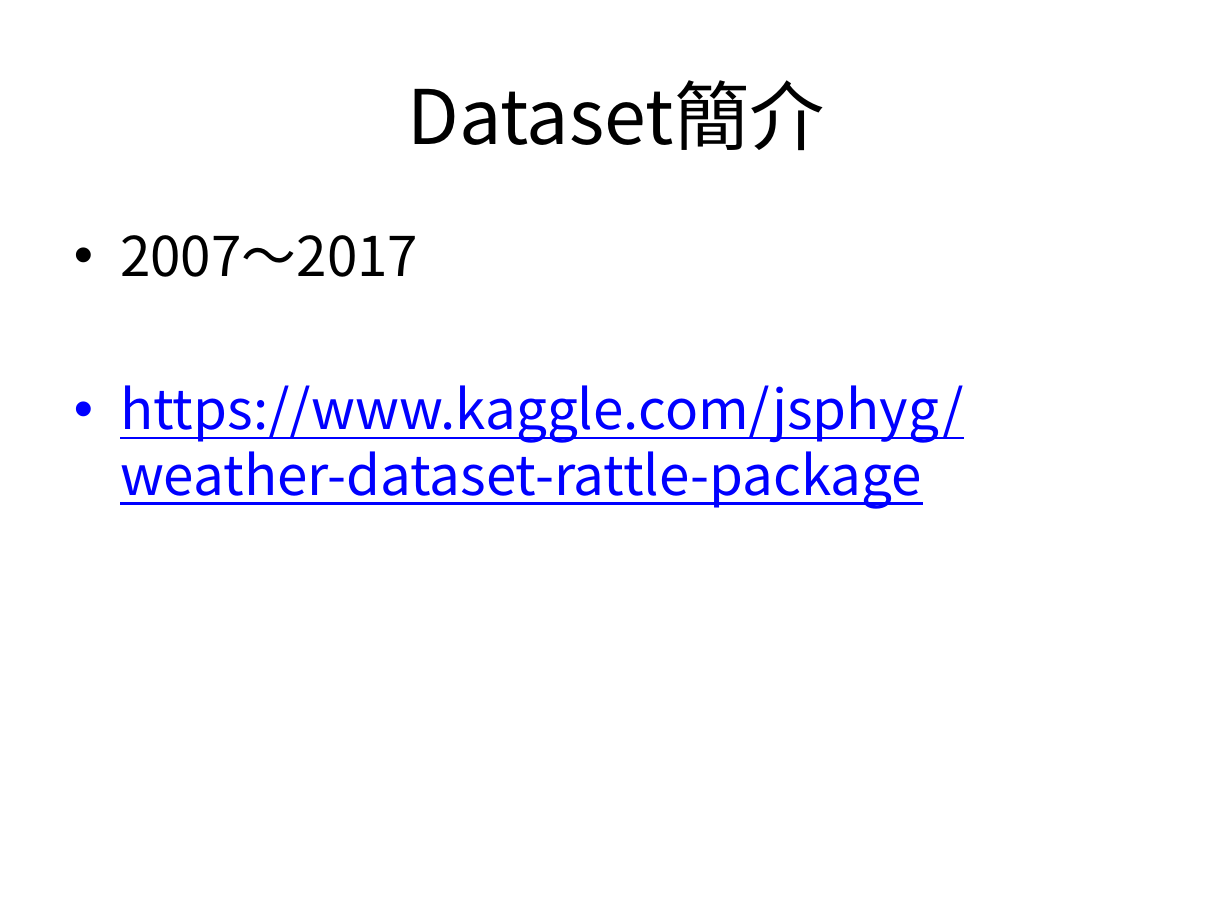
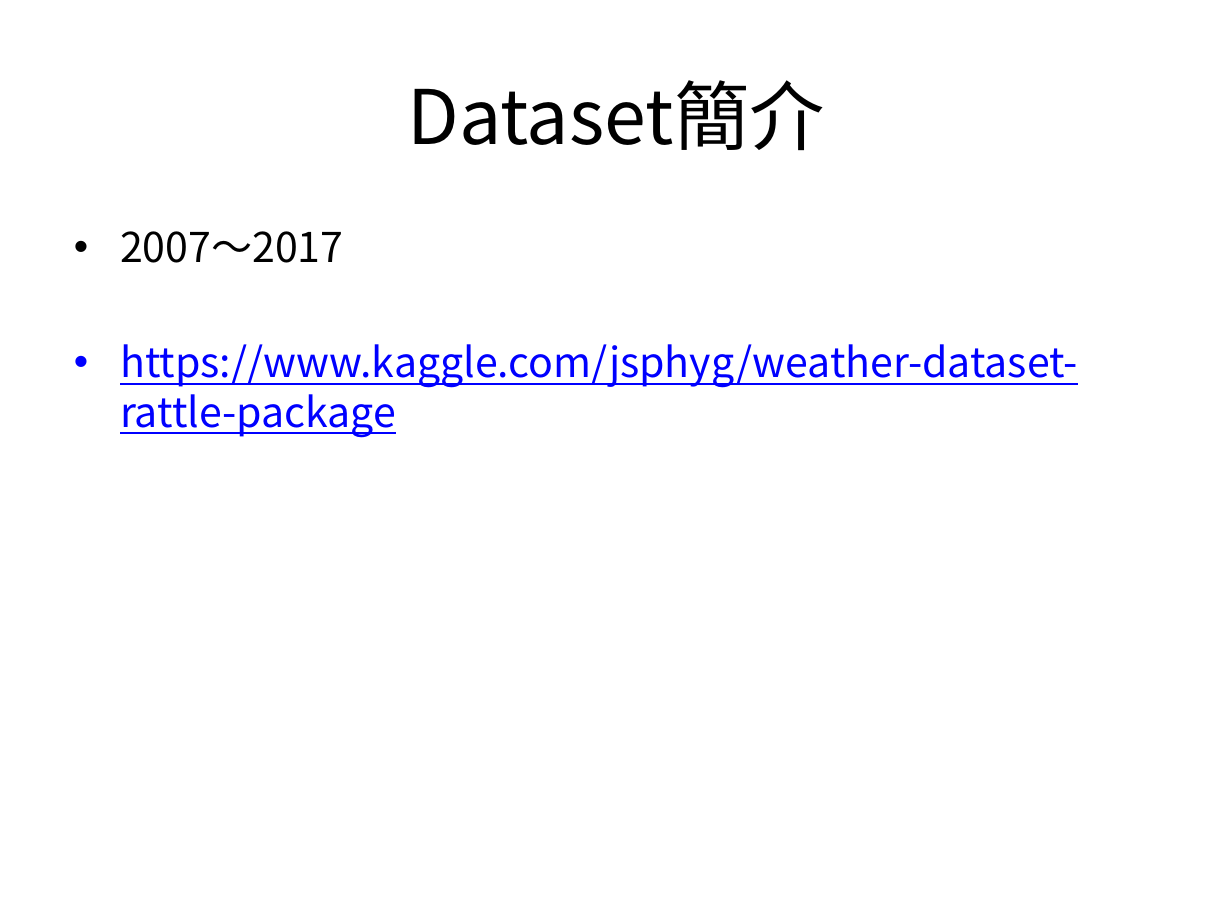
Before and after one commit to a82484728/final_project_rain, a slide deck: slide 2 of Predict-rain-tomorrow-in-Australia.pptx. Drawn at 1232x924 pixels with LibreOffice and Linux fonts; fonts in the diff are those of the drawing. Boxes give left, top, right and bottom in pixels: in the first picture for what was removed or moved away, otherwise in the second. Text is boxed around its words. In the diff, an @@ line names an element or a change of style, - is before the commit and + after.

```diff
--- a/Predict-rain-tomorrow-in-Australia.pptx
+++ b/Predict-rain-tomorrow-in-Australia.pptx
@@ text "2007～2017" at (120,231,1078,437): size 32 to 24 pt; less space between paragraphs @@
```
Also in this commit, not shown: 8 other slides changed.
